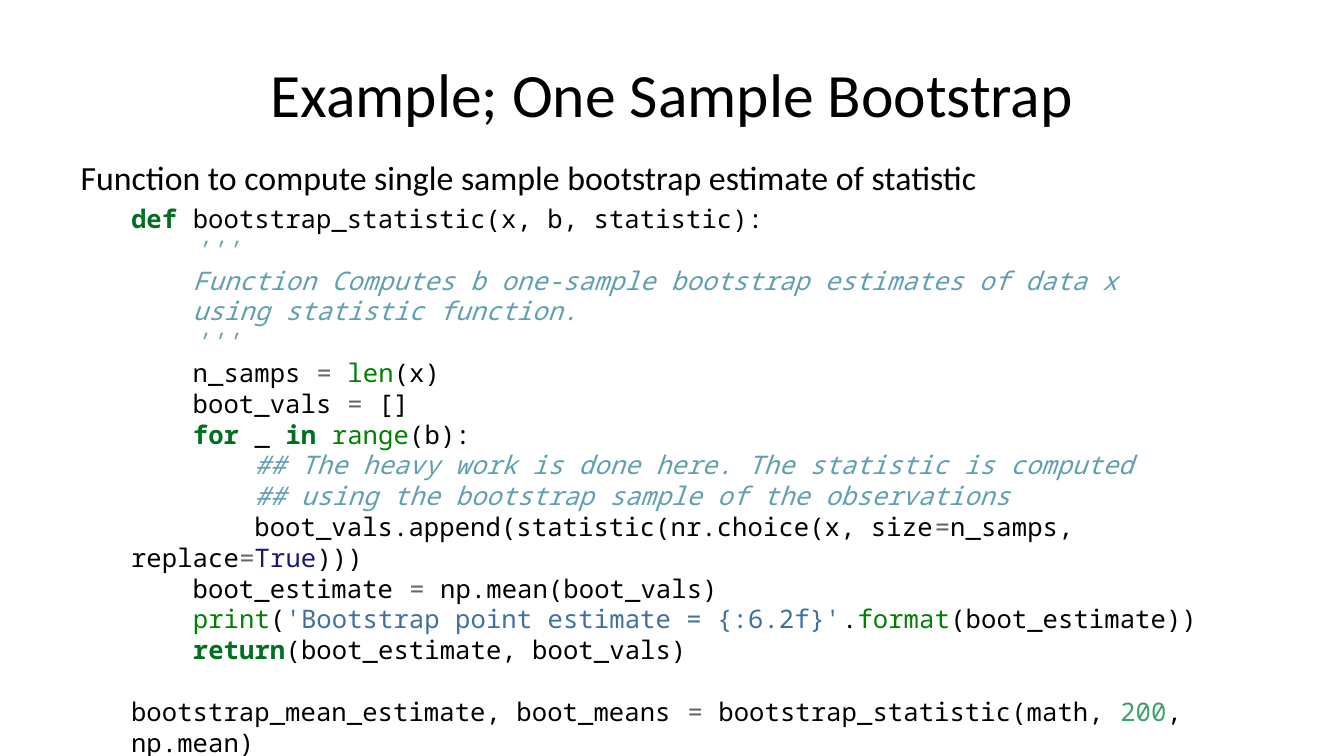
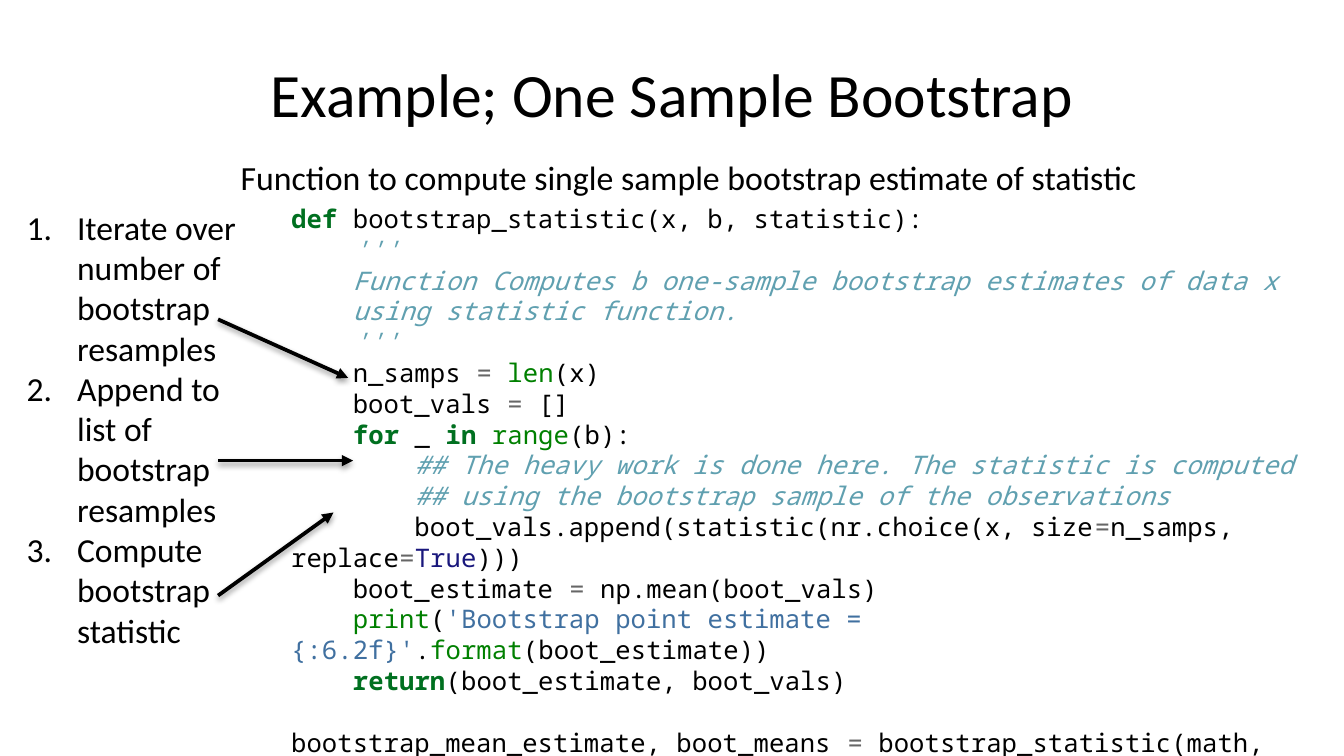
Before and after one commit to StephenElston/CSCI-E-83, a slide deck: slide 16 of LectureSlides/06b_IntroductionToBootstrap.pptx. Drawn at 1344x756 pixels with LibreOffice and Linux fonts; fonts in the diff are those of the drawing. Boxes give left, top, right and bottom in pixels: in the first picture for what was removed or moved away, otherwise in the second. Text is boxed around its words. In the diff, an @@ line names an element or a change of style, - is before the commit and + after.

```diff
--- a/LectureSlides/06b_IntroductionToBootstrap.pptx
+++ b/LectureSlides/06b_IntroductionToBootstrap.pptx
@@ text "Function to compute single sample ..." rewrapped from (x1=81, y1=166, x2=1197, y2=727) to (x1=241, y1=166, x2=1293, y2=756) @@
@@ text added at (x1=77, y1=218, x2=236, y2=644), 18 pt, text #000000 @@
+1. Iterate over number of bootstrap resamples
+2. Append to list of bootstrap resamples
+3. Compute bootstrap statistic
@@ arrow added from (218, 320) to (348, 378), #000000 2 pt @@
@@ arrow added from (218, 461) to (353, 461), #000000 2 pt @@
@@ arrow added from (218, 595) to (333, 512), #000000 2 pt @@
```
Also in this commit, not shown: 6 other slides changed, 1 other file.
